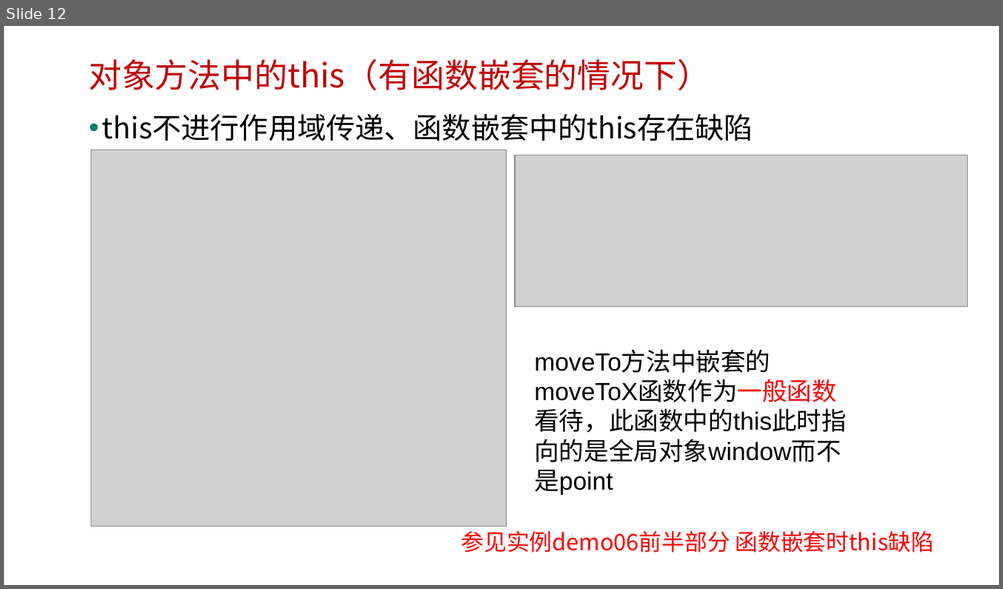
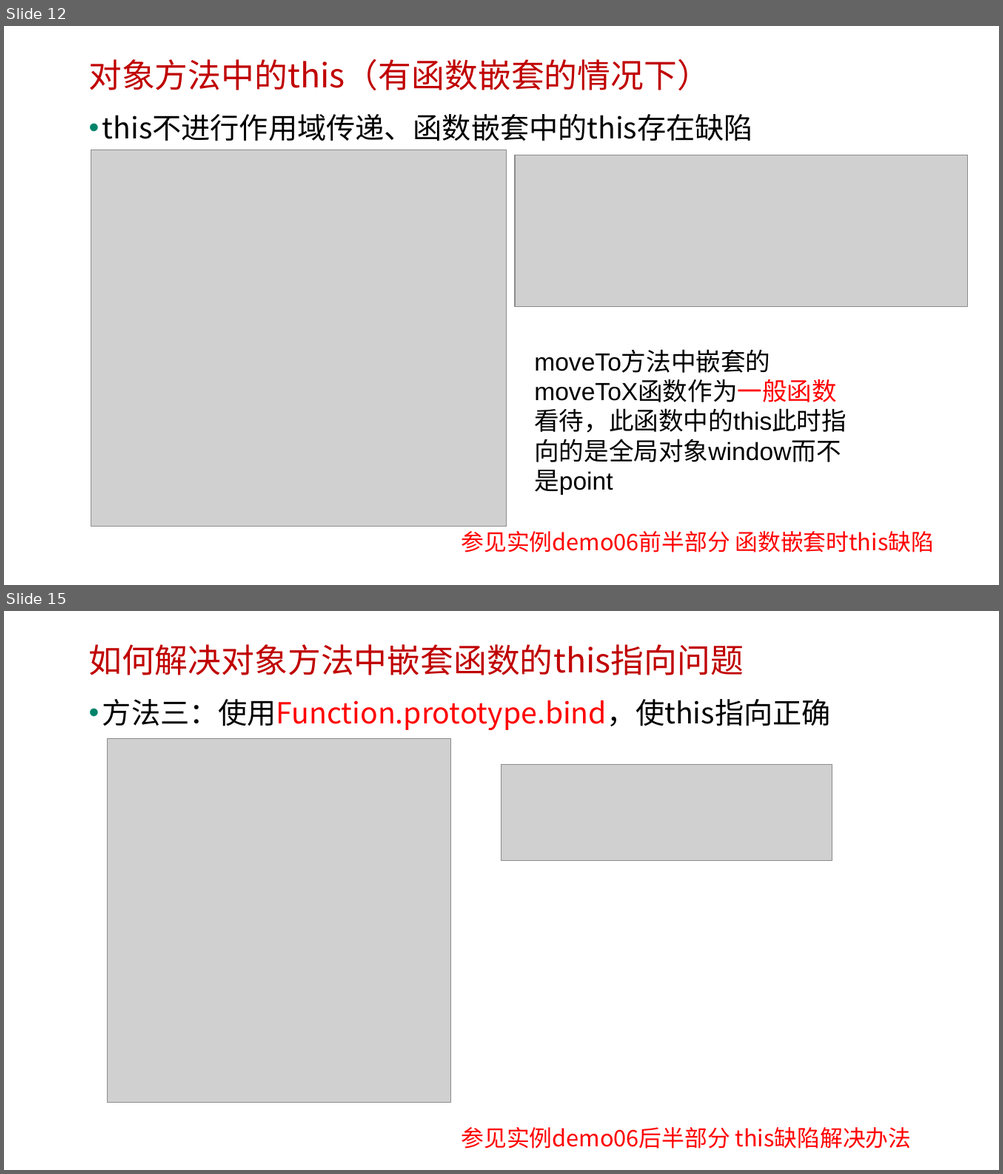
Before and after one commit to edu2act/course-javascript-advanced, a slide deck: 课程PPT/16.JS中的this.pptx. Shown one above the other, each under a label of ours: slide 12 before the commit, slides 12 and 15 after it; the slides between them are not shown. The pictures are 1003x589 and 1003x1174 pixels, drawn with LibreOffice and Linux fonts; fonts in the diff are those of the drawing; grey boxes stand for pictures; background and template pictures are left out. Boxes give left, top, right and bottom in pixels: in the first picture for what was removed or moved away, otherwise in the second. Text is boxed around its words. In the diff, an @@ line names an element or a change of style, - is before the commit and + after.

```diff
--- a/课程PPT/16.JS中的this.pptx
+++ b/课程PPT/16.JS中的this.pptx
@@ slide 15 added at (x1=4, y1=611, x2=999, y2=1170), background picture (left out) @@
@@ text added at (x1=88, y1=644, x2=743, y2=675), 32 pt, text #C00000 @@
+如何解决对象方法中嵌套函数的this指向问题
@@ text added at (x1=102, y1=699, x2=831, y2=730), 28 pt, text #FF0000 @@
+• 方法三：使用Function.prototype.bind，使this指向正确
@@ picture added at (x1=107, y1=738, x2=450, y2=1102) @@
@@ picture added at (x1=502, y1=764, x2=832, y2=861) @@
@@ text added at (x1=461, y1=1128, x2=911, y2=1149), 22 pt, text #FF0000 @@
+参见实例demo06后半部分 this缺陷解决办法
```
Also in this commit, not shown: 5 slides changed, 1 other slide added, 2 slides removed, 4 other files.
